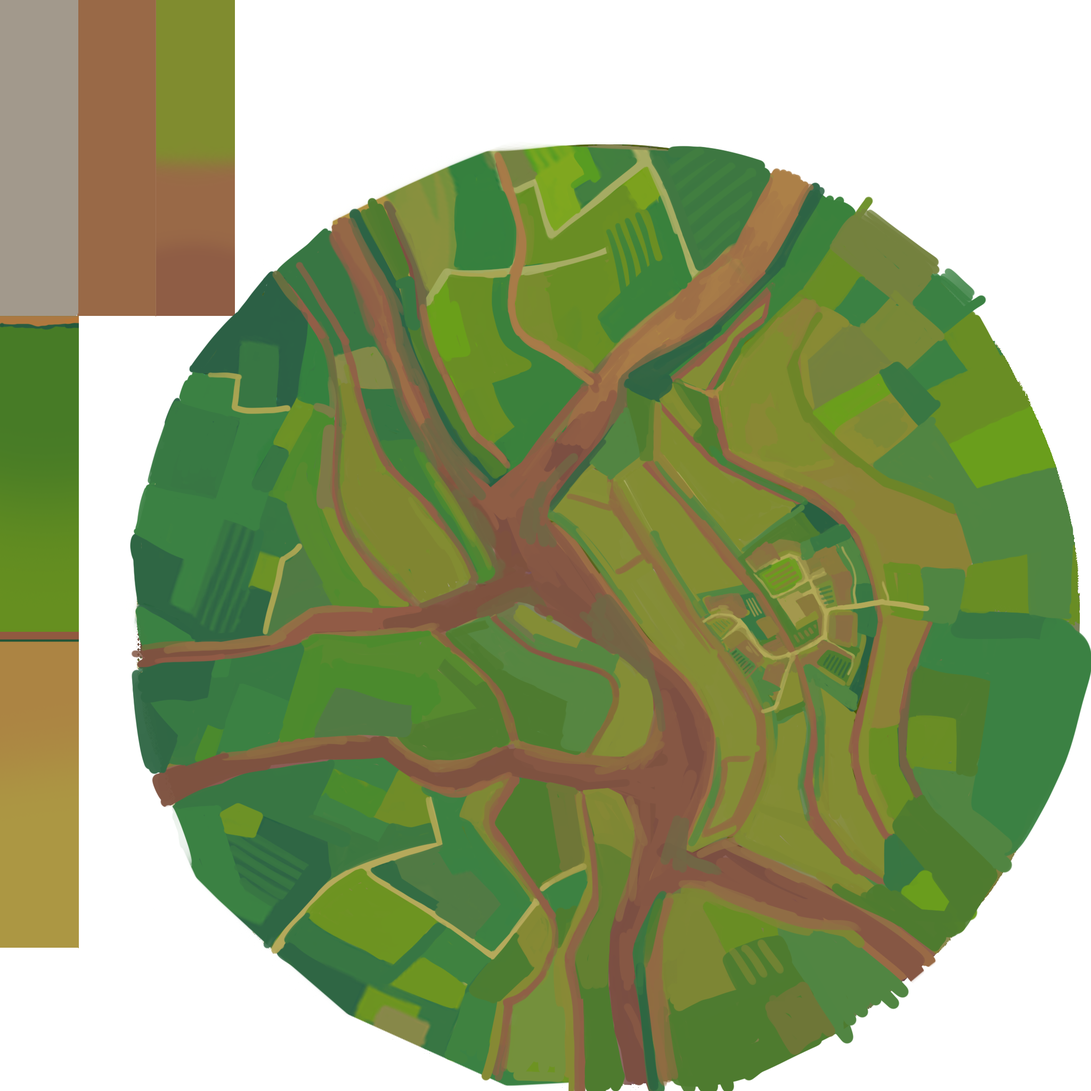
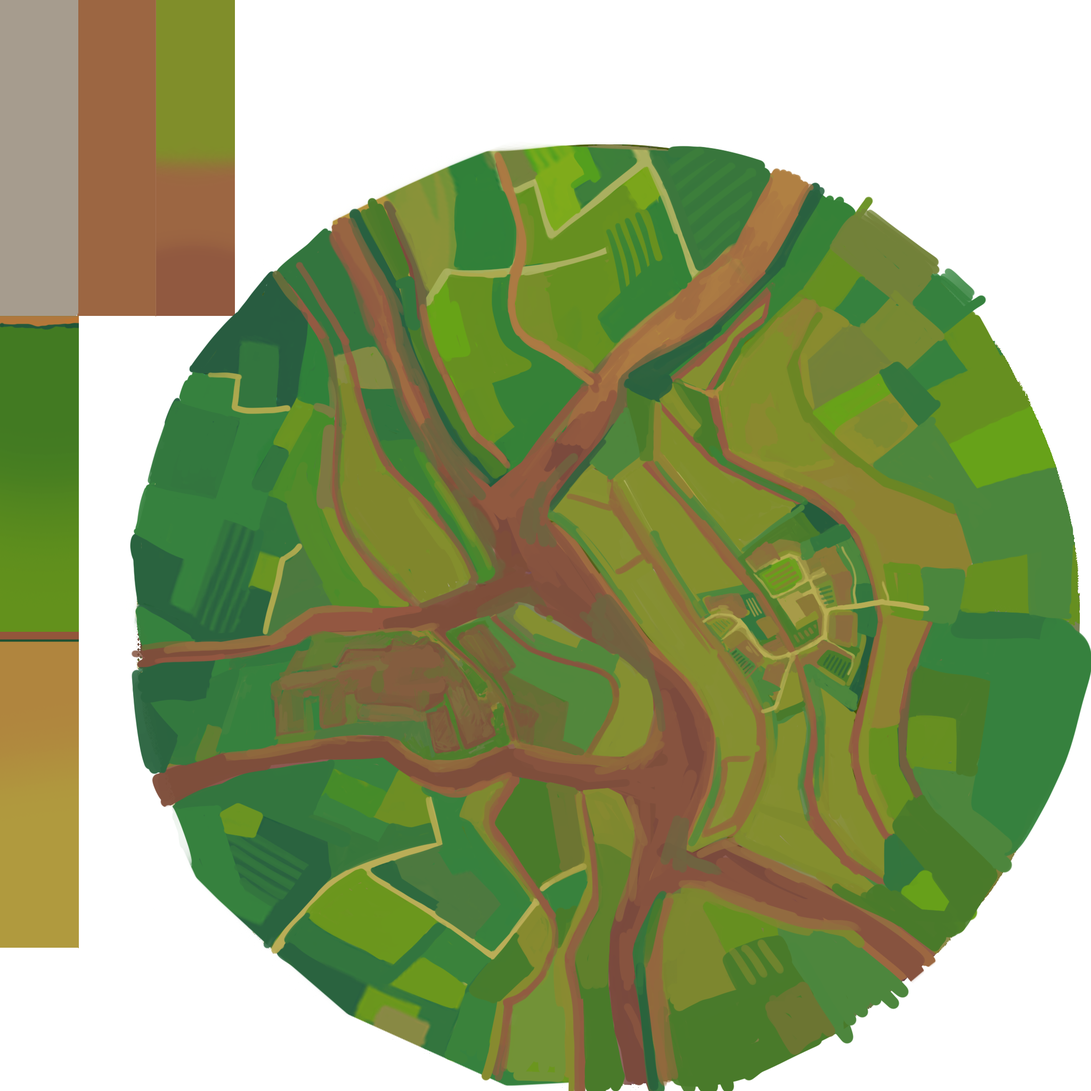
Comparing the layer stacks of the two 1091×1091 images. Changes:
painted on "Calque 4 copie" over 183, 619, 586, 770
